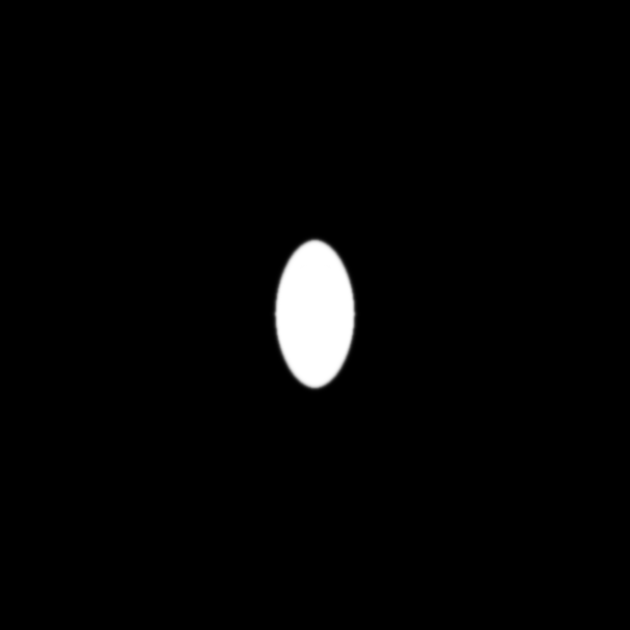
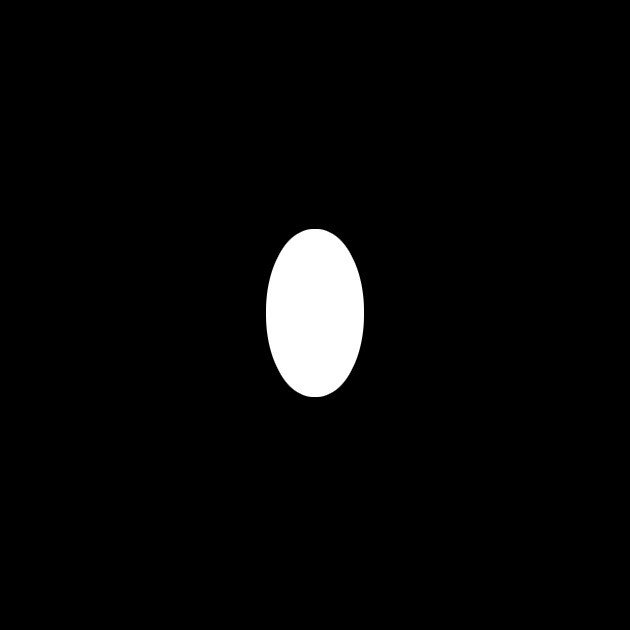
Before/after of a 630×630 layered artwork. What changed in the layer stack:
removed layer "OldWhite" over [272, 256, 358, 374]
removed layer "White" over [269, 234, 361, 394]
removed layer "Inside" over [283, 265, 348, 362]
added layer "Dark copy #1" above "black" over [266, 229, 364, 397]
